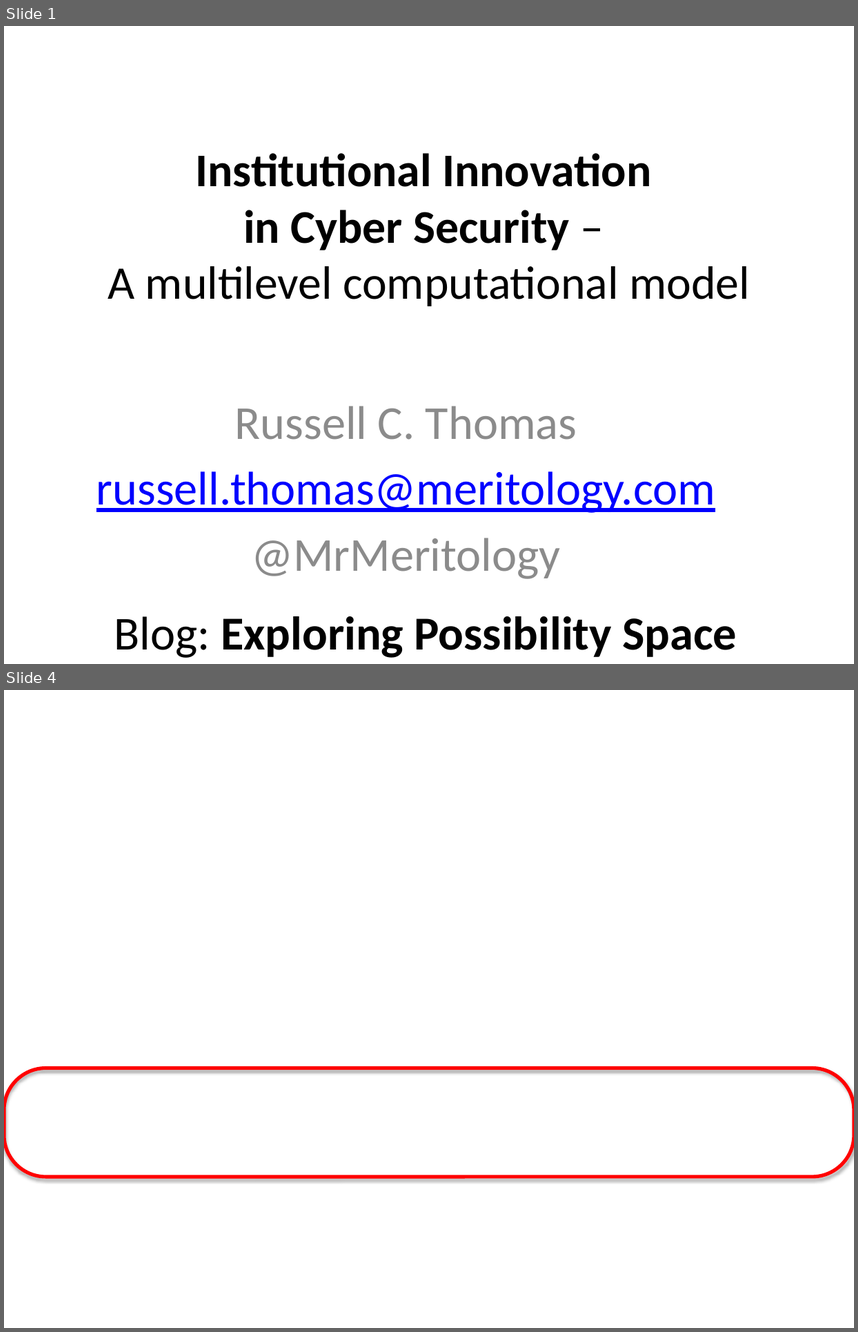
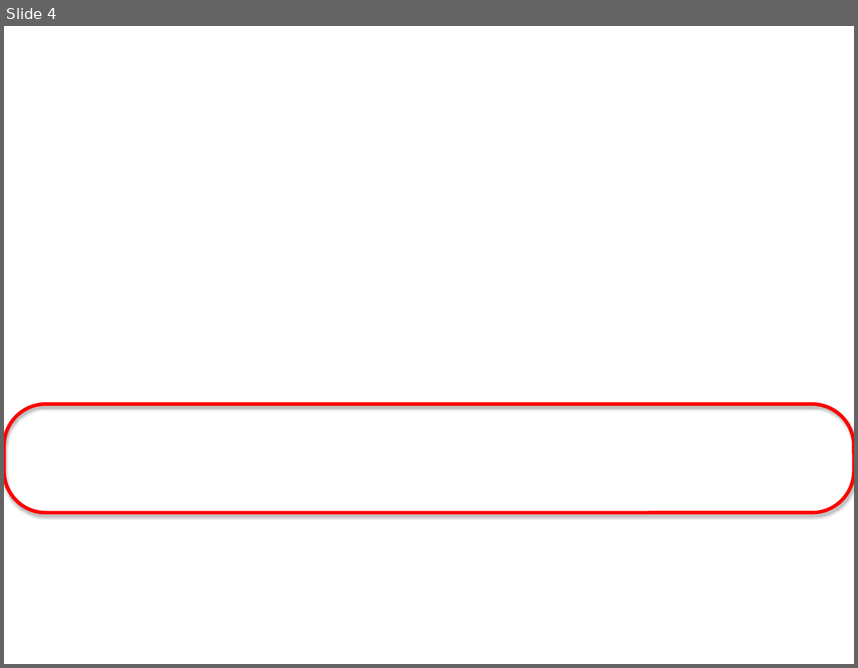
Before and after one commit to woodrad/ic2s2-talk, a slide deck: blobs/Institutional Innovationin Cyber Security - A multilevel computational model.pptx. Shown one above the other, each under a label of ours: slides 1 and 4 before the commit, slide 4 after it; the slides between them are not shown. The pictures are 858x1332 and 858x668 pixels, drawn with LibreOffice and Linux fonts; fonts in the diff are those of the drawing; background and template pictures are left out. Boxes give left, top, right and bottom in pixels: in the first picture for what was removed or moved away, otherwise in the second. Text is boxed around its words. In the diff, an @@ line names an element or a change of style, - is before the commit and + after.

```diff
--- a/blobs/Institutional Innovationin Cyber Security - A multilevel computational model.pptx
+++ b/blobs/Institutional Innovationin Cyber Security - A multilevel computational model.pptx
@@ slide 1 removed at [4, 26, 854, 664], background #FFFFFF @@
@@ title removed at [108, 153, 750, 306] @@
-Institutional Innovation
-in Cyber Security –
-A multilevel computational model
@@ subtitle removed at [96, 405, 715, 579] @@
-Russell C. Thomas
-russell.thomas@meritology.com
-@MrMeritology
@@ text removed at [114, 616, 737, 657] @@
-Blog: Exploring Possibility Space
```
Also in this commit, not shown: 4 slides changed, 2 slides added, 2 other slides removed, 1 other file.
